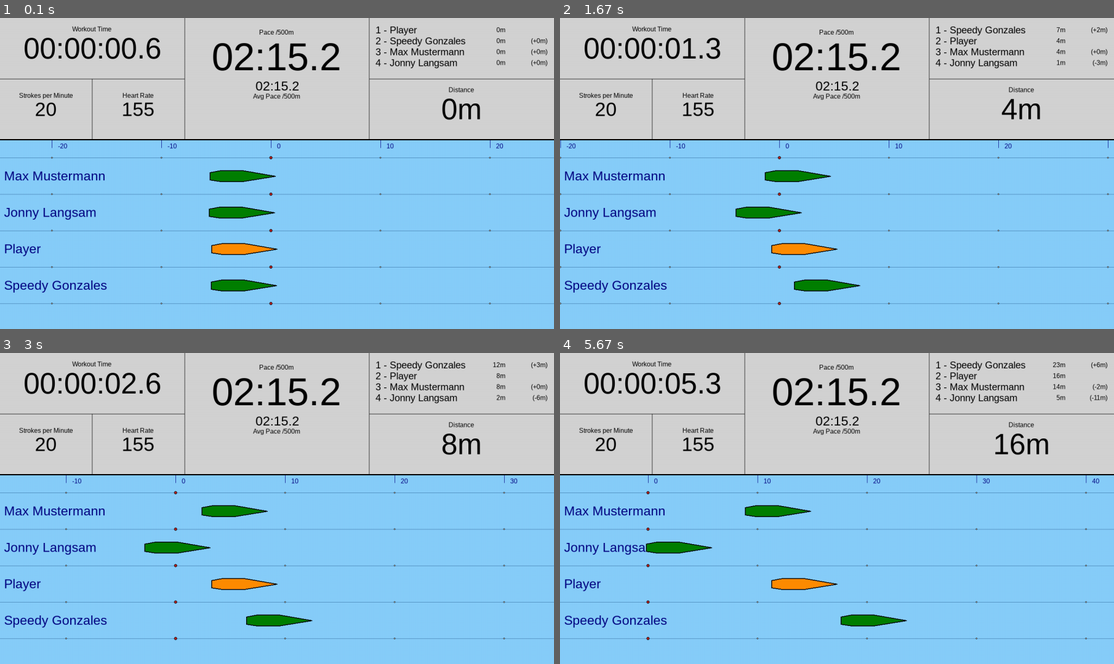
Above: before the commit, frames 1-4 (two rows, left to right).
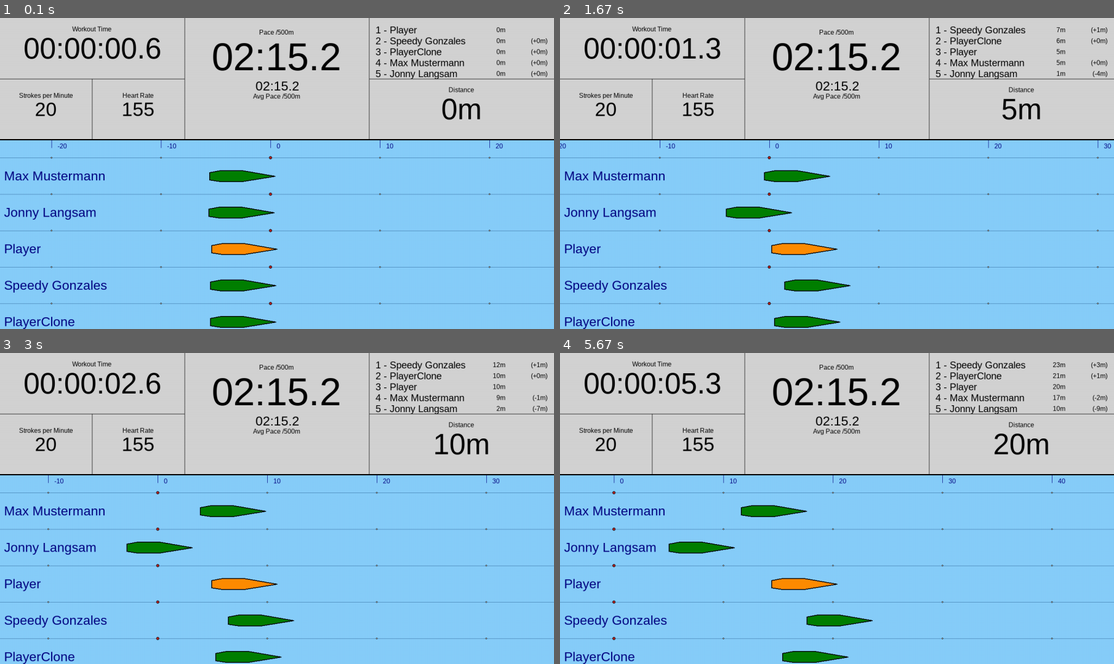
Above: after the commit, the same moments.

Repository: monsdar/dynrow
Game: pygame game, started from DynRow.py
Two runs of this game, one before a commit and one after it. Both use one fixed random seed, a clock stepped at 60 frames per second and the inputs below. The source is Python 2; it was converted automatically to run under Python 3.
Inputs:
- Up to frame 1 (0.1 s): no input
- Up to frame 2 (1.67 s): no input
- Up to frame 3 (3 s): no input
- Up to frame 4 (5.67 s): no input

The runs differ from the first frame. In frame 1, 1.4% of the frame differs, in the area x 0-99%, y 9-100%; in frame 2, 2.1%; in frame 3, 2.6%; in frame 4, 2.7%, in the area x 0-99%, y 2-100%.

Commit message:
Added: ErgStats class which is available to all Boats Added: First implementation of a rubberband boat, but I'm not very happy with the solution...

Diff:
--- a/Boats/BoatConcept2.py
+++ b/Boats/BoatConcept2.py
@@ -1,62 +1,15 @@
 import time
 
 from Logic.Boat import Boat
-
-
-try:
-    from PyRow import pyrow
-except Exception as e:
-    print "Error importing Pyrow: " + str(e)
-
+from PyRow.ErgStats import ErgStats
 
 class BoatConcept2(Boat):
     def __init__(self, name, distance=0):
         Boat.__init__(self, name, distance)
         self.erg = None
-        self.spm = 20       #Strokes per Minute
-        self.pace = 135.2   #pace in seconds (2:15.0 equals 135.0)
-        self.calhr = 10     #TODO: What format does the ergo return?
-        self.power = 150    #Power in Watts
-        self.calories = 0   #Calories burned away
-        self.heartrate = 155#Heartrate
 
     def initialize(self):
-        try:
-            # connect to the boat, this could block some time...
-            ergs = []
-            while (len(ergs) == 0):
-                ergs = pyrow.find()
-            self.erg = pyrow.pyrow(ergs[0])
-            print "Connected to erg"
-
-            #Loop until workout has begun
-            print "Waiting for workout to start ..."
-            workout = self.erg.getWorkout()
-            while workout['state'] == 0:
-                time.sleep(0.1)
-                try:
-                    workout = self.erg.getWorkout()
-                except:
-                    continue
-            print "Workout has begun"
-        except Exception as e:
-            print "Error initing the Concept2: " + str(e)
-            return
+        pass
 
     def move(self, timeGone):
-        if (self.erg == None):
-            self.distance += 0.05
-            return
-
-        #Get the distance from the Concept2 ergo. Do nothing if errors occur
-        try:
-            monitor = self.erg.getMonitor() #get monitor data for start of stroke
-            self.distance = monitor['distance']
-            self.spm = monitor['spm']
-            self.pace = monitor['pace']
-            self.power = monitor['power']
-            self.calhr = monitor['calhr']
-            self.calories = monitor['calories']
-            self.heartrate = monitor['heartrate']
-        except:
-            print "Error receiving monitor status"
+        self.distance = ErgStats.distance
--- /dev/null
+++ b/Boats/BoatRubberband.py
@@ -0,0 +1,34 @@
+import math
+from Logic.Boat import Boat
+from PyRow.ErgStats import ErgStats
+
+class BoatRubberband(Boat):
+    def __init__(self, name, pace=150, spm=20, rubberDistance=50, distance=0):
+        Boat.__init__(self, name, distance)
+        self.pace = pace            #time in seconds the boat needs to row 500m
+        self.spm = spm              #strokes per minute
+        self.rubberDistance = rubberDistance #the distance to the player at which rubberbanding begins
+        self.amplitude = 0.1       #amplitude with which the boats are rowing
+
+        self.offsetTime = 0.0 #needed if the boat changes its pace
+        self.offsetDist = 0.0 #needed if the boat changes its pace
+        self.currentTime = 0.0#needed if the boat changes its pace
+
+    def changePace(self, newPace):
+        self.pace = newPace
+        self.offsetTime = self.currentTime
+        self.offsetDist = self.distance
+
+    def move(self, timeGone):
+        #if the boat is out of the given distance change the pace to the player pace
+        distToPlayer = abs(self.distance - ErgStats.distance)
+        if(distToPlayer > self.rubberDistance and not ErgStats.pace == self.pace ):
+            self.changePace(ErgStats.pace)
+
+        self.currentTime = timeGone
+        strokesPerSecond = self.spm / 60.0
+        velocity = 500.0 / self.pace
+
+        timeGoneMs = ((timeGone - self.offsetTime) / 1000.0) #time is given in milliseconds, we need seconds
+        timeCalc = timeGoneMs + self.amplitude * -math.sin(timeGoneMs * strokesPerSecond * 2.0 * math.pi)
+        self.distance = self.offsetDist + (velocity * timeCalc)
--- a/DynRow.py
+++ b/DynRow.py
@@ -1,7 +1,9 @@
 from UI.PyGameUi import PyGameUi
 from Boats.BoatConstant import BoatConstant
 from Boats.BoatConcept2 import BoatConcept2
+from Boats.BoatRubberband import BoatRubberband
 from Logic.Playground import Playground
+from PyRow.ErgStats import ErgStats
 
 DELTAT = 16  # run with ~60FPS
 playground = Playground()  # the playground is a class which holds all the information (all the boats etc)
@@ -13,17 +15,19 @@
     ui.update(playground, timeGone)
 
 def main():
-    # init the player
-    player = BoatConcept2("Player")
     # The Concept2-boat needs to get initialized
     # This is a blocking call which only returns after the workout has been started
-    player.initialize()
+    ErgStats.initialize()
+
+    # init the player boat
+    player = BoatConcept2("Player")
     playground.setPlayerBoat(player)
 
-    #init the boats
-    playground.addBoat(BoatConstant("Max Mustermann", 190, 35))
-    playground.addBoat(BoatConstant("Jonny Langsam", 500, 24))
-    playground.addBoat(BoatConstant("Speedy Gonzales", 120, 22))
+    #init the other boats
+    playground.addBoat(BoatRubberband("Max Mustermann", 160, 35, 10))
+    playground.addBoat(BoatRubberband("Jonny Langsam", 500, 24, 10))
+    playground.addBoat(BoatRubberband("Speedy Gonzales", 120, 22, 10))
+    playground.addBoat(BoatRubberband("PlayerClone", 135.2, 20))
 
     #init the UI, register the GameLoop and run it
     ui.registerCallback(gameLoop)
--- a/Logic/Playground.py
+++ b/Logic/Playground.py
@@ -1,3 +1,6 @@
+
+from PyRow.ErgStats import ErgStats
+
 class Playground():
     def __init__(self):
         self.boats = []
@@ -19,6 +22,9 @@
         self.playerBoat = boat
 
     def update(self, timeGone):
+        #update the ergometer data
+        ErgStats.update()
+
         #move all the bots
         for boat in self.boats:
             boat.move(timeGone)
--- /dev/null
+++ b/PyRow/ErgStats.py
@@ -0,0 +1,63 @@
+
+
+import time
+
+try:
+    from PyRow import pyrow
+except Exception as e:
+    print "Error importing Pyrow: " + str(e)
+
+
+class ErgStats:
+    erg = None
+    distance = 0.0 #distance in m
+    spm = 20       #Strokes per Minute
+    pace = 135.2   #pace in seconds (2:15.0 equals 135.0)
+    calhr = 10     #TODO: What format does the ergo return?
+    power = 150    #Power in Watts
+    calories = 0   #Calories burned away
+    heartrate = 155#Heartrate
+
+    @staticmethod
+    def initialize():
+        try:
+            # connect to the ergometer, this call could block some time...
+            ergs = []
+            while (len(ergs) == 0):
+                ergs = pyrow.find()
+            ErgStats.erg = pyrow.pyrow(ergs[0])
+            print "Connected to erg"
+
+            #Loop until workout has begun
+            print "Waiting for workout to start ..."
+            workout = ErgStats.erg.getWorkout()
+            while workout['state'] == 0:
+                time.sleep(0.1)
+                try:
+                    workout = ErgStats.erg.getWorkout()
+                except:
+                    continue
+            print "Workout has begun"
+        except Exception as e:
+            print "Error initing the Concept2: " + str(e)
+            return
+
+    @staticmethod
+    def update():
+        #TODO: This is just for testing purposes. It simulates a moving boat by increasing the distance every cycle
+        if (ErgStats.erg == None):
+            ErgStats.distance += 0.0591715976331361
+            return
+
+        #Get the distance from the Concept2 ergo. Do nothing if errors occur
+        try:
+            monitor = ErgStats.erg.getMonitor() #get monitor data for start of stroke
+            ErgStats.distance = monitor['distance']
+            ErgStats.spm = monitor['spm']
+            ErgStats.pace = monitor['pace']
+            ErgStats.power = monitor['power']
+            ErgStats.calhr = monitor['calhr']
+            ErgStats.calories = monitor['calories']
+            ErgStats.heartrate = monitor['heartrate']
+        except:
+            print "Error receiving monitor status"
--- a/UI/PyGameUi.py
+++ b/UI/PyGameUi.py
@@ -3,6 +3,7 @@
 import pygame
 
 from Logic.Boat import Boat
+from PyRow.ErgStats import ErgStats
 
 
 # Define the colors we will use in RGB format
@@ -184,7 +185,7 @@
         self.screen.blit(timeDescTxt, (timeDescPosX, timeDescPosY))
 
         #display the strokes per minute
-        txt = "%i" % playground.getPlayerBoat().spm
+        txt = "%i" % ErgStats.spm
         spmTxt = self.font48.render(txt, True, BLACK)
         spmPosX = leftSubDividerX/2 - (spmTxt.get_size()[0] / 2.0)
         spmPosY = (leftHeightDividerY + (self.statPanelHeight - leftHeightDividerY)/2.0) - (spmTxt.get_size()[1]/2.0)
@@ -196,7 +197,7 @@
         self.screen.blit(spmDescTxt, (spmDescPosX, spmDescPosY))
 
         #display the heart rate
-        txt = "%i" % playground.getPlayerBoat().heartrate
+        txt = "%i" % ErgStats.heartrate
         pulseTxt = self.font48.render(txt, True, BLACK)
         pulsePosX = leftSubDividerX + leftSubDividerX/2 - (pulseTxt.get_size()[0] / 2.0)
         pulsePosY = (leftHeightDividerY + (self.statPanelHeight - leftHeightDividerY)/2.0) - (pulseTxt.get_size()[1]/2.0)
@@ -208,7 +209,7 @@
         self.screen.blit(pulseDescTxt, (pulseDescPosX, pulseDescPosY))
 
         #display the 500m pace
-        pace = playground.getPlayerBoat().pace
+        pace = ErgStats.pace
         txt = "%.2i:%.2i.%.1i" % (int((pace/60)%60), int((pace)%60), int((pace*10)%10) )
         paceTxt = self.font96.render(txt, True, BLACK)
         #NOTE: outcommented the generic approach here because it wasn't in a fixed position (text would jitter left and right)
@@ -224,7 +225,7 @@
 
         #display the avg 500m avgPace
         #TODO: This is just the actual pace, not the AVG
-        pace = playground.getPlayerBoat().pace
+        pace = ErgStats.pace
         txt = "%.2i:%.2i.%.1i" % (int((pace/60)%60), int((pace)%60), int((pace*10)%10) )
         avgPaceTxt = self.font32.render(txt, True, BLACK)
         #NOTE: outcommented the generic approach here because it wasn't in a fixed position (text would jitter left and right)
@@ -239,7 +240,7 @@
         self.screen.blit(avgPaceDescTxt, (avgPaceDescPosX, avgPaceDescPosY))
 
         #display the rowed distance
-        distTxt = self.font72.render("%im" % playground.getPlayerBoat().distance, True, BLACK)
+        distTxt = self.font72.render("%im" % ErgStats.distance, True, BLACK)
         distPosX = rightDividerX + (self.width-rightDividerX)/2 - (distTxt.get_size()[0] / 2.0)
         distPosY = rightHeightDivider + (self.statPanelHeight - rightHeightDivider)/2.0 - (distTxt.get_size()[1]/2.0)
         self.screen.blit(distTxt, (distPosX, distPosY))
